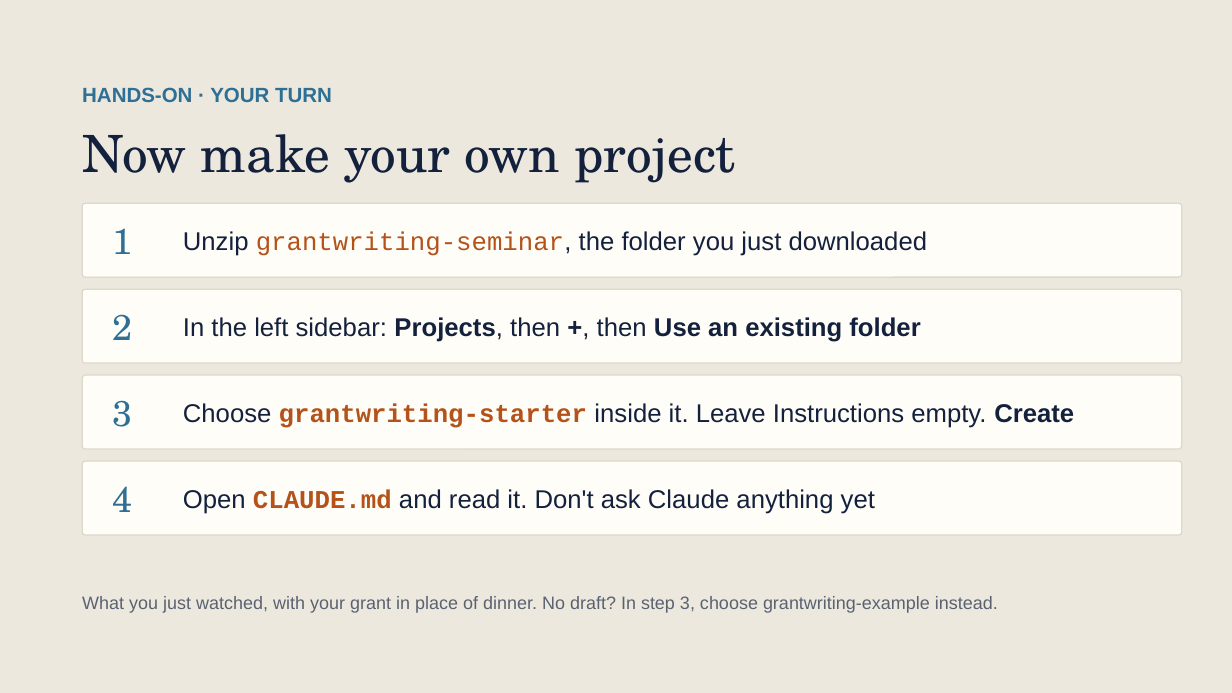
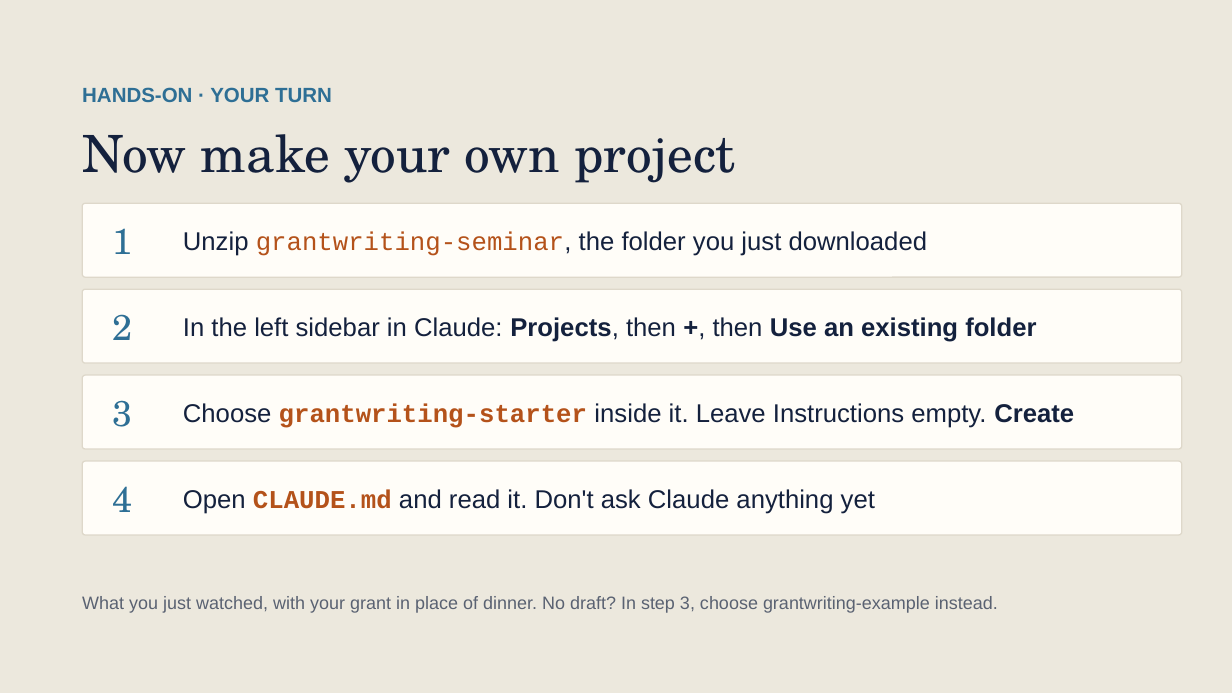
Before and after one commit to scripps-ai-enablement/ai-for-grant-writing, a slide deck: slide 26 of version 1/Using AI for Grant Writing v1.pptx (slide 27 before the commit). Drawn at 1232x693 pixels with LibreOffice and Linux fonts; fonts in the diff are those of the drawing. Boxes give left, top, right and bottom in pixels: in the first picture for what was removed or moved away, otherwise in the second. Text is boxed around its words. In the diff, an @@ line names an element or a change of style, - is before the commit and + after.

```diff
--- a/version 1/Using AI for Grant Writing v1.pptx
+++ b/version 1/Using AI for Grant Writing v1.pptx
@@ text at bbox=[183, 317, 1036, 342]: text changed; bold off @@
-In the left sidebar: Projects, then +, then Use an existing folder
+In the left sidebar in Claude: Projects, then +, then Use an existing folder
```
Also in this commit, not shown: 12 other slides changed, 3 slides added, 1 slide removed.
